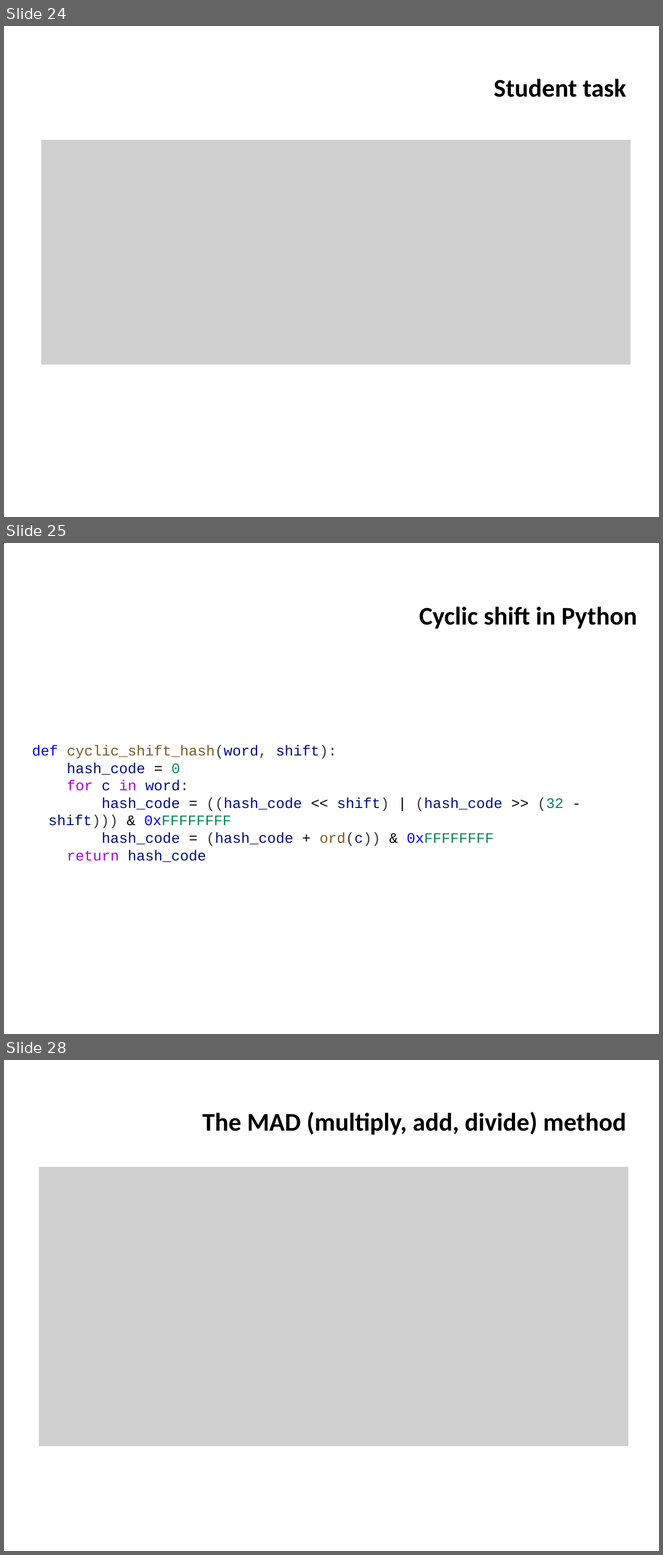
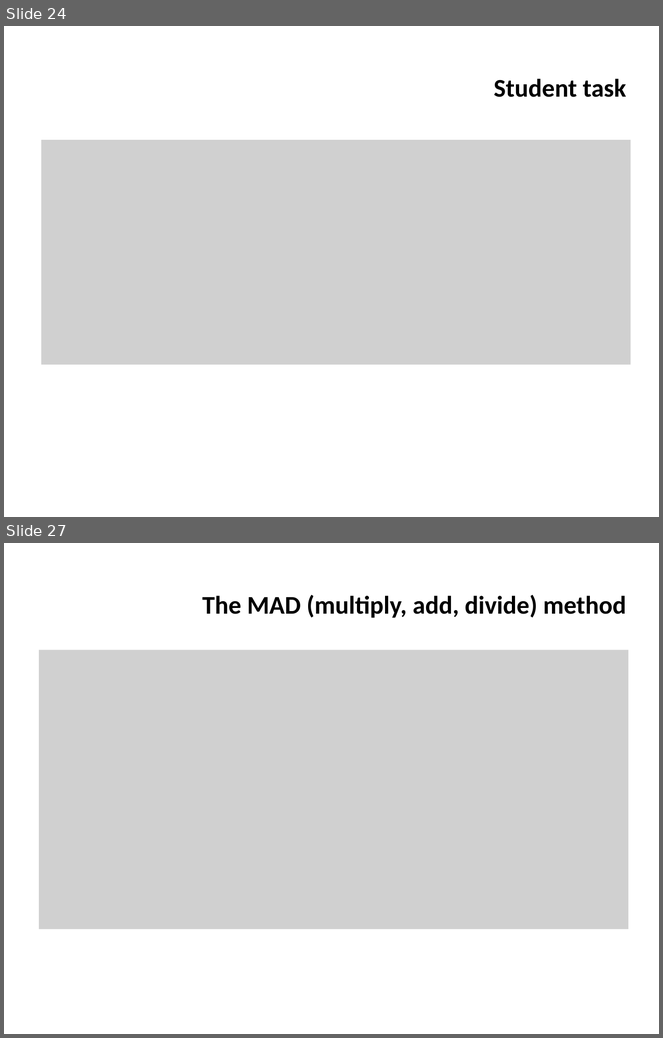
Before and after one commit to ifromm/dsa, a slide deck: slides/unit_5_hashtables.pptx. Shown one above the other, each under a label of ours: slides 24, 25 and 28 before the commit, slides 24 and 27 after it; the slides between them are not shown. The pictures are 663x1555 and 663x1038 pixels, drawn with LibreOffice and Linux fonts; fonts in the diff are those of the drawing; grey boxes stand for pictures; background and template pictures are left out. Boxes give left, top, right and bottom in pixels: in the first picture for what was removed or moved away, otherwise in the second. Text is boxed around its words. In the diff, an @@ line names an element or a change of style, - is before the commit and + after.

```diff
--- a/slides/unit_5_hashtables.pptx
+++ b/slides/unit_5_hashtables.pptx
@@ slide 25 removed at [4,543,659,1034], background picture (left out) @@
@@ text removed at [419,606,637,629] @@
-Cyclic shift in Python
@@ text removed at [32,745,564,862] @@
-def cyclic_shift_hash(word, shift):
-hash_code = 0
-for c in word:
-hash_code = ((hash_code << shift) | (hash_code >> (32 - shift))) & 0xFFFFFFFF
-hash_code = (hash_code + ord(c)) & 0xFFFFFFFF
-return hash_code
@@ page number removed at [591,1004,659,1029] @@
-24 / 42
@@ what was slide 28 is now slide 27 @@
```
Also in this commit, not shown: 2 other files.
